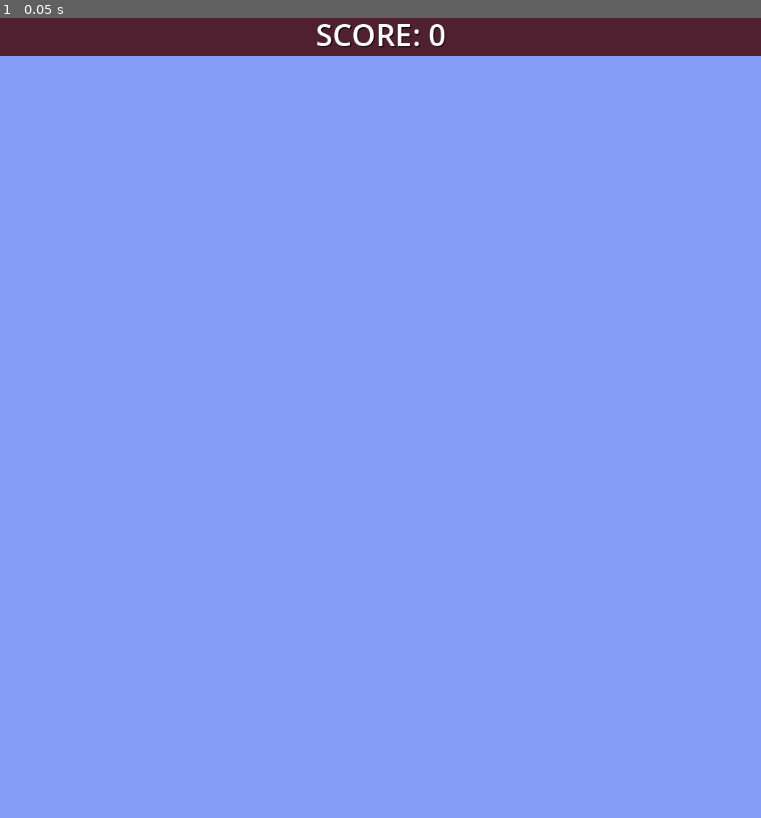
Above: before the commit, frame 1.
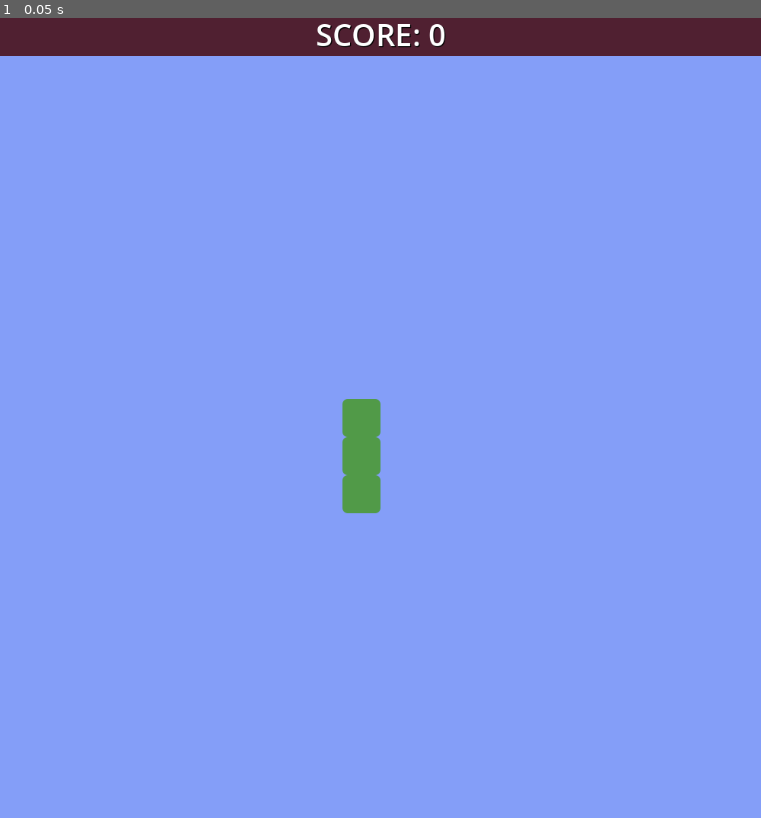
Above: after the commit, the same moment.

Repository: spencertingey/serpent
Game: Godot game, scene res://scenes/main.tscn
Two runs of this game, one before a commit and one after it. Both use one fixed random seed, a clock stepped at 60 frames per second and the inputs below. This scene is started directly instead of the project's main scene.
Inputs:
- Up to frame 1 (0.05 s): no input

The runs differ from the first frame. In frame 1, 0.7% of the frame differs, in the area x 44-51%, y 47-62%.
Error before the commit: Parse Error: Expected ":" after function declaration. (res://scenes/main.gd:30)

Commit message:
it's having trouble

Diff:
--- a/scenes/main.gd
+++ b/scenes/main.gd
@@ -2,6 +2,7 @@
 
 @export var serpent_scene : PackedScene
 
+#game variables
 var score : int
 var game_started : bool = false
 
@@ -27,11 +28,28 @@
 func _ready():
 	new_game()
 
-func new_game()
-score = 0
+func new_game():
+	score = 0
+	$hud.get_node("ScoreLabel").text = "SCORE: " + str(score)
+	move_direction = up
+	can_move = true
+	generate_serpent()
 
+func generate_serpent():
+	old_data.clear()
+	serpent_data.clear()
+	serpent.clear()
+	#starting with the start_pos, create tail segments vertically down
+	for i in range(3):
+		add_segment(start_pos + Vector2(0, i))
 
+func add_segment(pos):
+	serpent_data.append(pos)
+	var SerpentSegment = serpent_scene.instantiate()
+	SerpentSegment.position = (pos * cell_size) + Vector2 (0, cell_size)
+	add_child(SerpentSegment)
+	serpent.append(SerpentSegment)
 
 #Called every frame. 'delta' is the elapsed time since the previous frame
-func _process(delta)
+func _process(delta):
 	pass
--- a/scenes/main.tscn
+++ b/scenes/main.tscn
@@ -19,10 +19,16 @@
 texture = SubResource("MeshTexture_tefeu")
 
 [node name="background panel" type="Panel" parent="background"]
+z_index = -1
+anchors_preset = 15
+anchor_right = 1.0
+anchor_bottom = 1.0
 offset_left = -500.0
-offset_top = -550.0
-offset_right = 500.0
-offset_bottom = 500.0
+offset_top = -500.0
+offset_right = -500.0
+offset_bottom = -500.0
+grow_horizontal = 2
+grow_vertical = 2
 theme_override_styles/panel = SubResource("StyleBoxFlat_o6xl0")
 
 [node name="hud" parent="." instance=ExtResource("3_tbgi4")]
